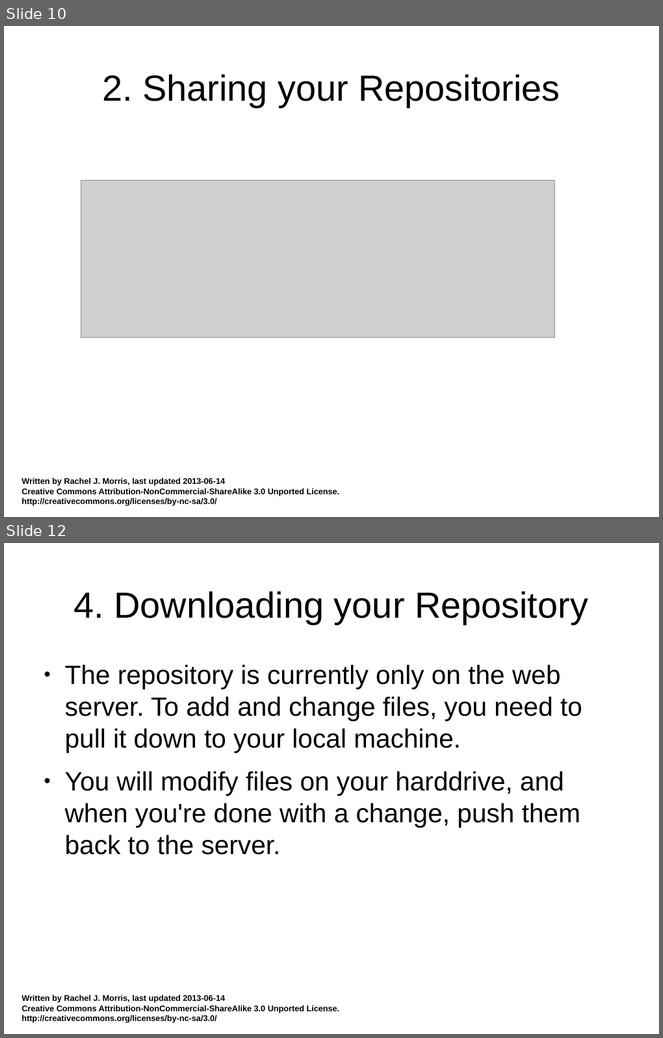
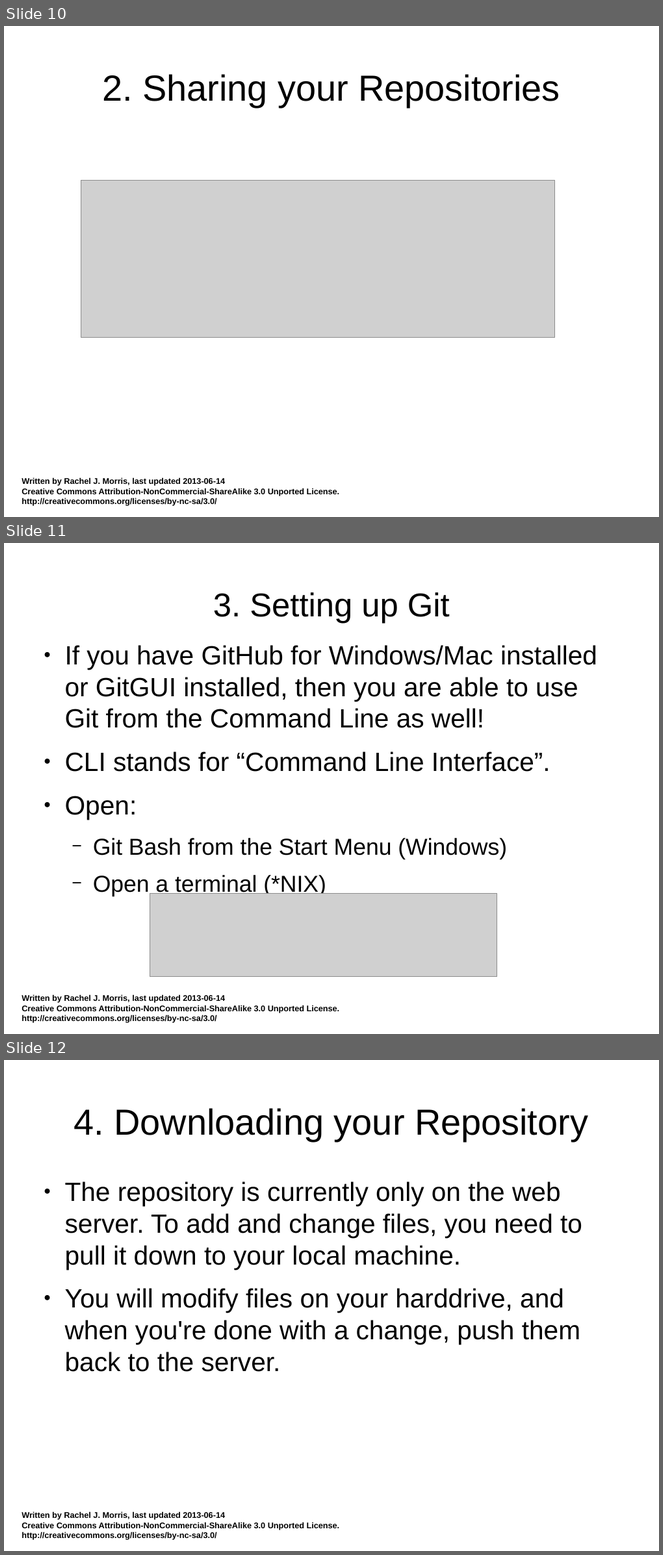
Before and after one commit to mactwist555/CPP-Course, a slide deck: Extra/How to use Git - GitBash.odp. Shown one above the other, each under a label of ours: slides 10 and 12 before the commit, slides 10, 11 and 12 after it; the slides between them are not shown. The pictures are 663x1038 and 663x1555 pixels, drawn with LibreOffice and Linux fonts; fonts in the diff are those of the drawing; grey boxes stand for pictures. Boxes give left, top, right and bottom in pixels: in the first picture for what was removed or moved away, otherwise in the second. Text is boxed around its words. In the diff, an @@ line names an element or a change of style, - is before the commit and + after.

Commit message:
Added instructions for using Git Bash / CLI
I'm not much of a CLI person, but I always prefer source control from
command line. :B

```diff
--- a/Extra/How to use Git - GitBash.odp
+++ b/Extra/How to use Git - GitBash.odp
@@ slide 11 added at bbox=[4, 543, 659, 1034], background #FFFFFF; not listed: 1 template element that a slide beside it also shows @@
@@ title added at bbox=[213, 592, 450, 624], 40 pt, text #000000 @@
+3. Setting up Git
@@ text added at bbox=[65, 645, 597, 897], 32 pt, text #000000 @@
+● If you have GitHub for Windows/Mac installed or GitGUI installed, then you are able to use Git from the Command Line as well!
+● CLI stands for “Command Line Interface”.
+● Open:
+  − Git Bash from the Start Menu (Windows)
+  − Open a terminal (*NIX)
@@ picture added at bbox=[150, 894, 497, 977] @@
```
Also in this commit, not shown: 9 slides changed, 5 other slides added, 6 slides removed.
